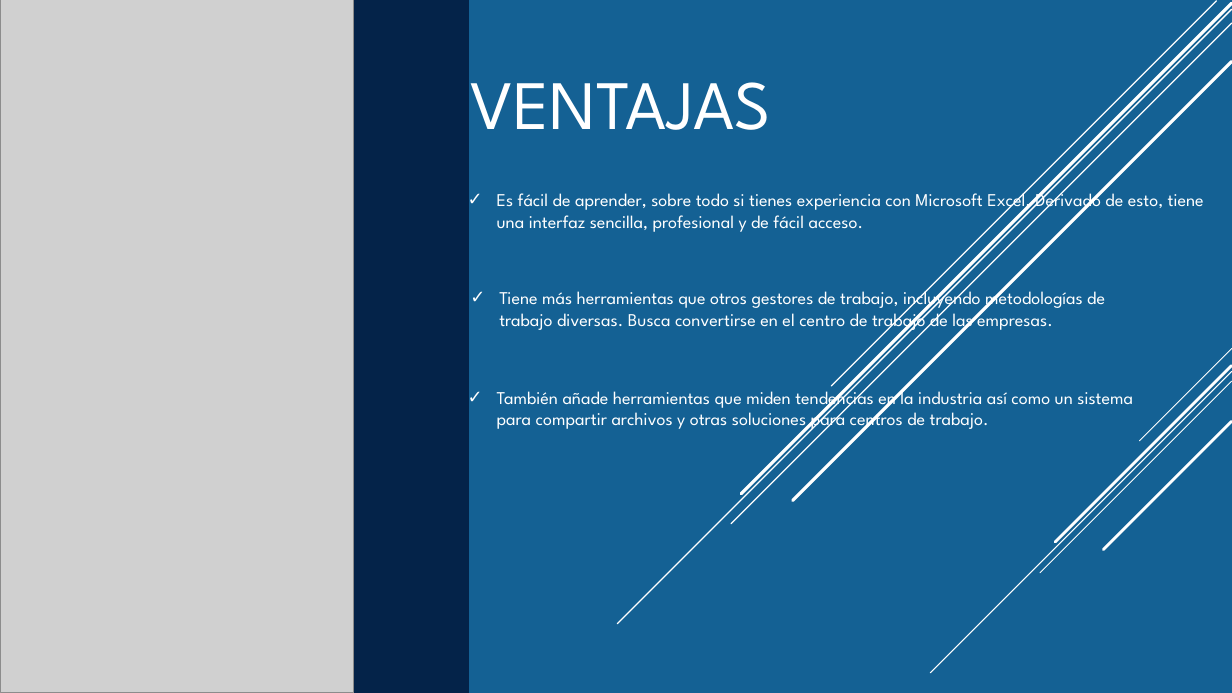
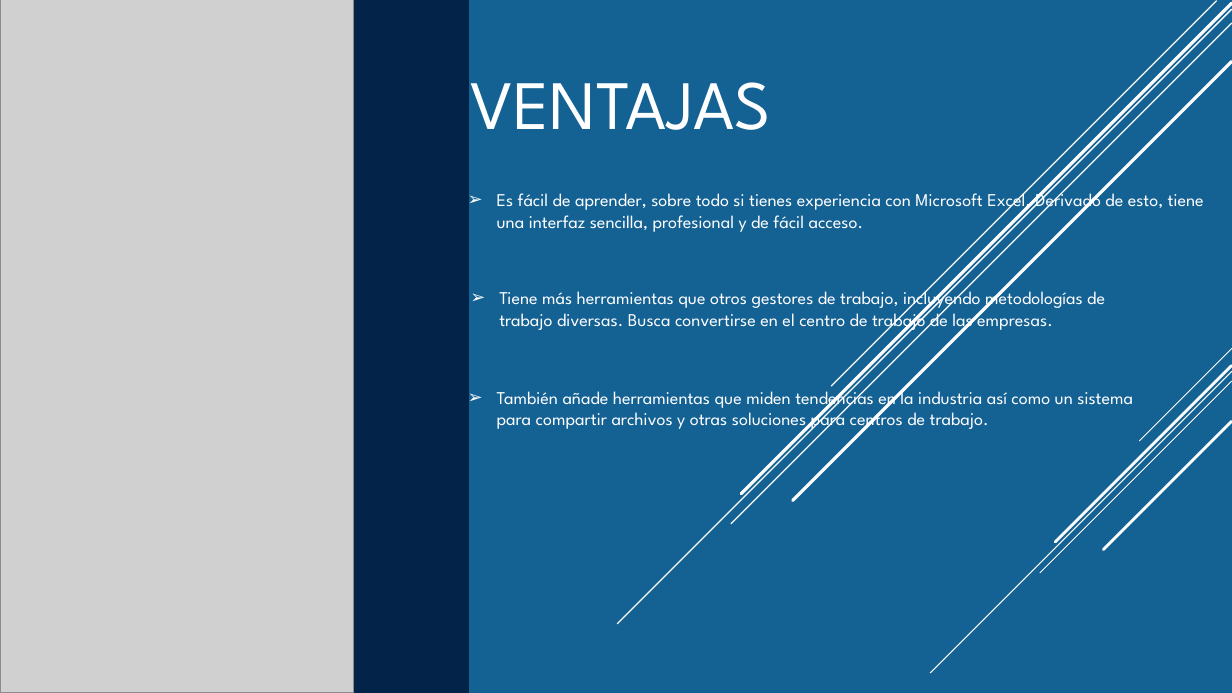
Before and after one commit to maraloeDev/Grado_SuperiorDAM, a slide deck: slide 6 of Entornos de Desarrollo/1º Evaluación/Pacticas/Practica2/Tareas/Presentación SmartSheet.pptx. Drawn at 1232x693 pixels with LibreOffice and Linux fonts; fonts in the diff are those of the drawing; grey boxes stand for pictures. Boxes give left, top, right and bottom in pixels: in the first picture for what was removed or moved away, otherwise in the second. Text is boxed around its words. In the diff, an @@ line names an element or a change of style, - is before the commit and + after.

```diff
--- a/Entornos de Desarrollo/1º Evaluación/Pacticas/Practica2/Tareas/Presentación SmartSheet.pptx
+++ b/Entornos de Desarrollo/1º Evaluación/Pacticas/Practica2/Tareas/Presentación SmartSheet.pptx
@@ bullet ✓ to ➢ in 3 elements at (499,286,1105,333), (497,188,1204,232), (497,386,1133,432) @@
```
Also in this commit, not shown: 4 other slides changed, 1 slide added, 1 slide removed, 1 other file.
